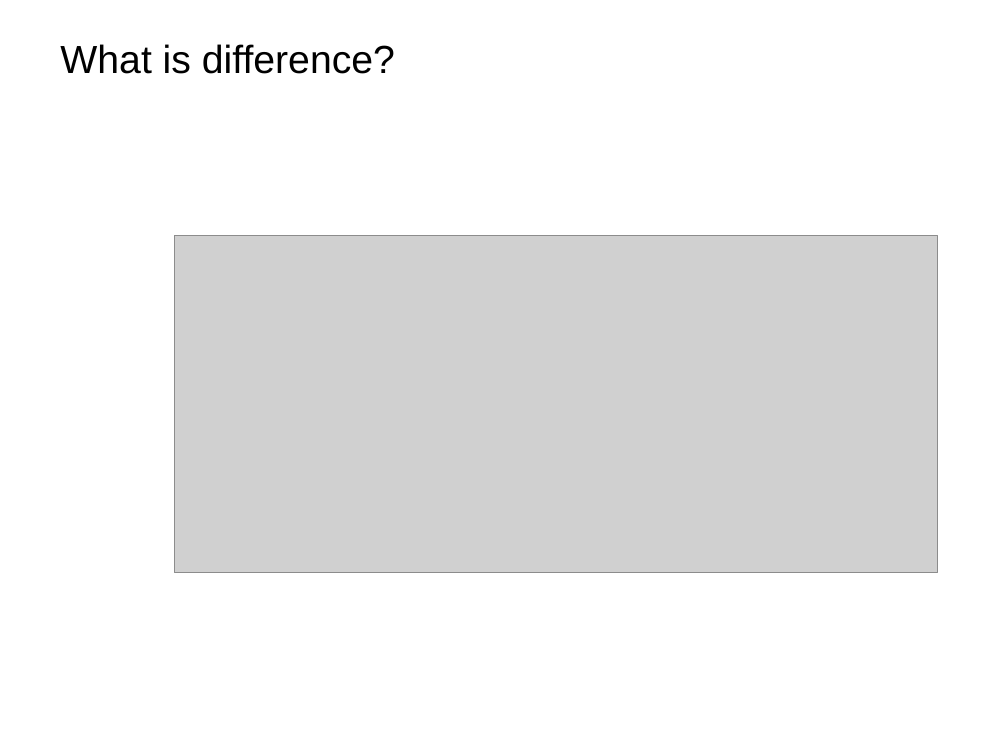
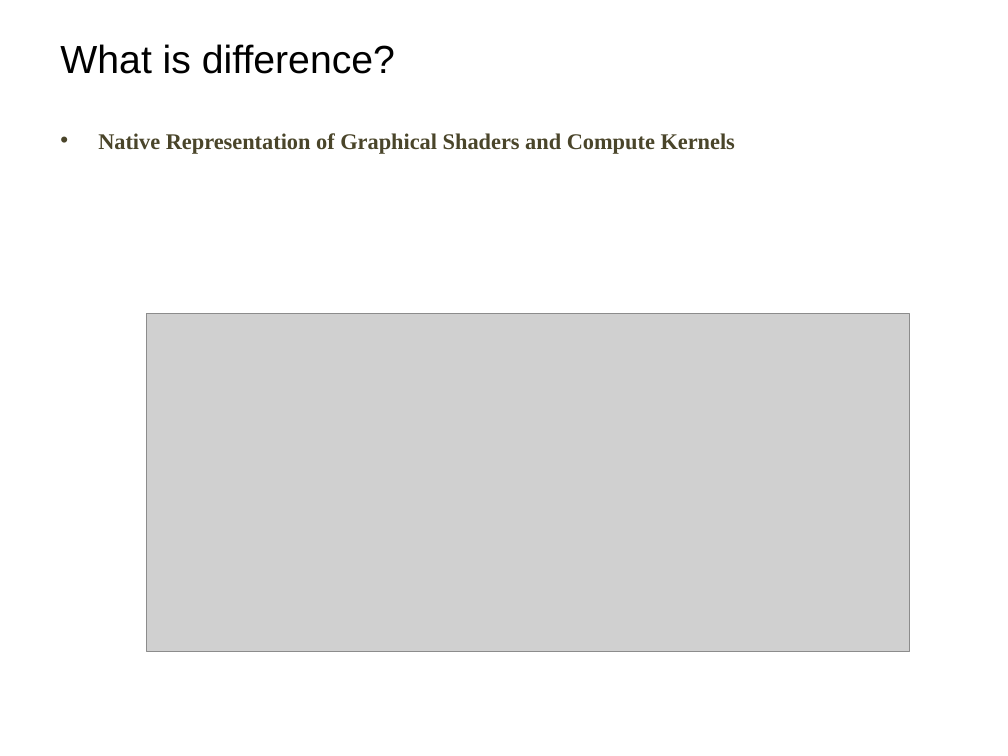
Before and after one commit to xiazhiqian/gof, a slide deck: slide 5 of ppt/zhaoxin.pptx. Drawn at 1008x756 pixels with LibreOffice and Linux fonts; fonts in the diff are those of the drawing; grey boxes stand for pictures. Boxes give left, top, right and bottom in pixels: in the first picture for what was removed or moved away, otherwise in the second. Text is boxed around its words. In the diff, an @@ line names an element or a change of style, - is before the commit and + after.

```diff
--- a/ppt/zhaoxin.pptx
+++ b/ppt/zhaoxin.pptx
@@ text added at bbox=[98, 133, 735, 154], 16 pt, text #4A452A, bold @@
+• Native Representation of Graphical Shaders and Compute Kernels
@@ picture: place and size @@
-picture at bbox=[174, 235, 937, 573]
+picture at bbox=[147, 313, 910, 651]
```
Also in this commit, not shown: 1 other slide changed, 1 slide added, 1 slide removed, 1 other file.
